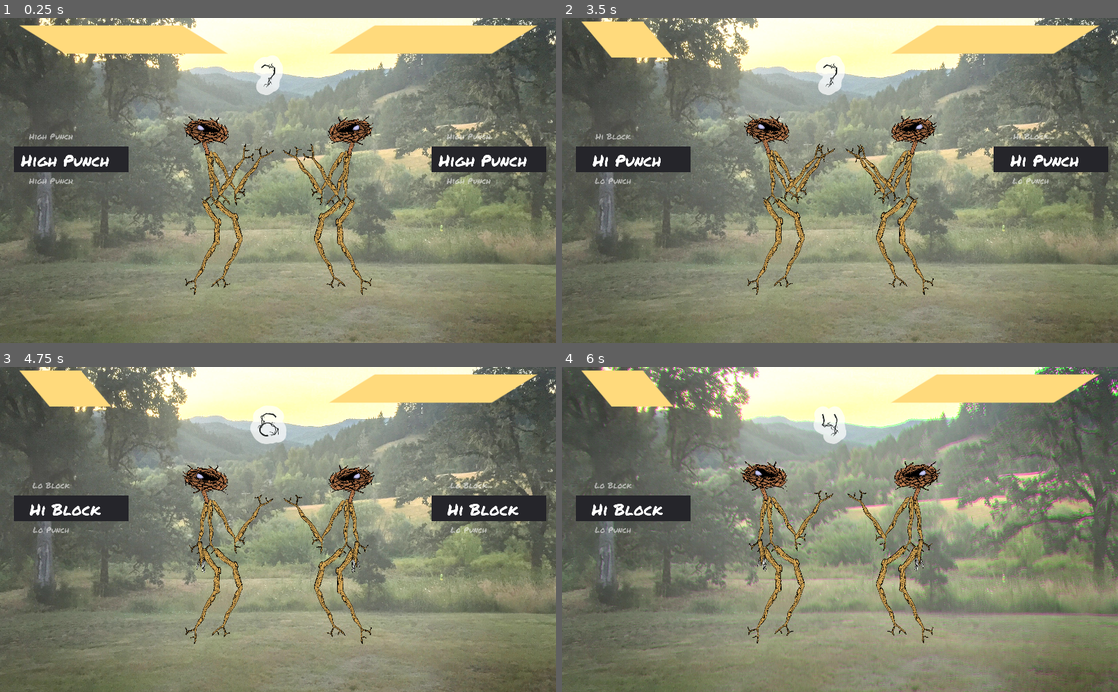
Above: before the commit, frames 1-4 (two rows, left to right).
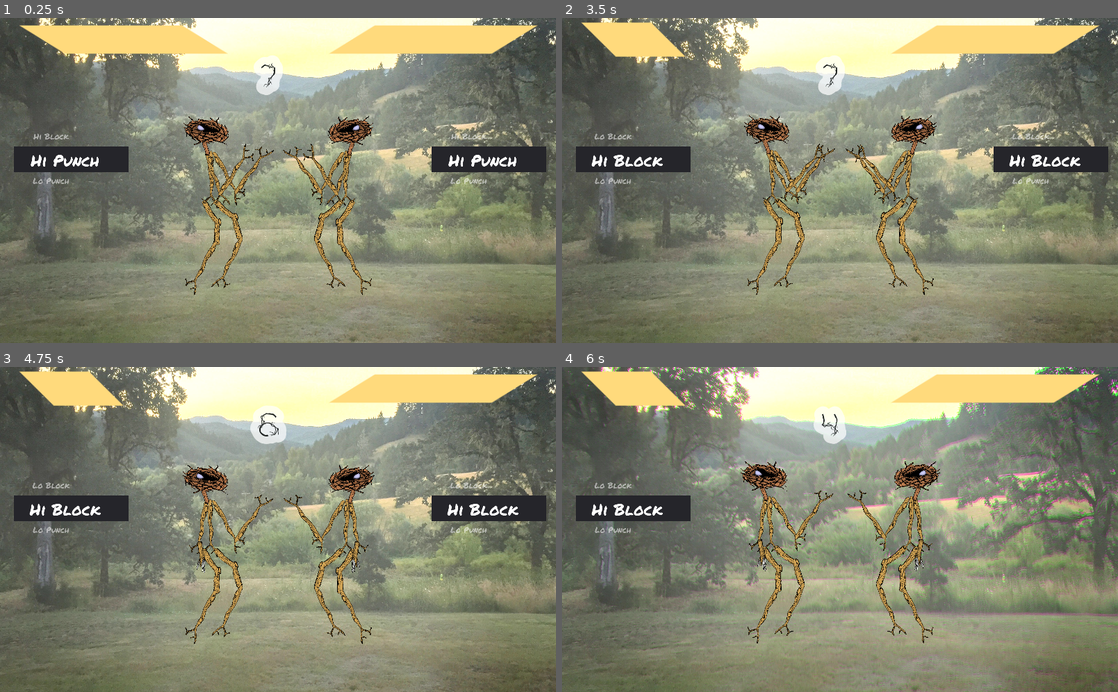
Above: after the commit, the same moments.

Repository: thesage1014/pigsSSJomt
Game: Godot game, scene res://sticky.tscn
The game is run twice, just before and just after one commit, with the same random seed, the same clock (stepped at 60 frames per second) and the same inputs.
Inputs:
- Up to frame 1 (0.25 s): no input
- Up to frame 2 (3.5 s): hold Left (p1_a) 0.53-1.28 s; tap Up (p1_b) at 1.35 s; hold Down (p1_c) 2.03-2.78 s; tap A (p2_a) at 2.85 s
- Up to frame 3 (4.75 s): hold E (p2_b) 3.53-4.28 s; tap D (p2_c) at 4.35 s
- Up to frame 4 (6 s): hold Left (p1_a) 5.03-5.78 s; tap Up (p1_b) at 5.85 s

The runs differ from the first frame. In frame 1, 0.9% of the frame differs, in the area x 3-95%, y 35-52%; in frame 2, 0.8%; in frame 3, 0.4%; in frame 4, 0.4%.

Commit message:
scaling healthbars

Diff:
--- a/scripts/Fighter1.gd
+++ b/scripts/Fighter1.gd
@@ -18,7 +18,7 @@
 onready var hpStartSize = get_node("HealthBar").rect_size
 export(NodePath) onready var enemy = get_node(enemy)
 export var playerNumber = 1
-export var hitPoints = 100
+export var hitPoints = 100.0
 var btn = []
 var alreadySelected = false
 var alreadyResurrected = false
@@ -55,7 +55,6 @@
 
 
 	CheckLength()
-	emit_signal("on_update_roller",MoveList,nextMove)
 
 func sendAttack():
 	CheckLength()
@@ -73,7 +72,7 @@
 				['kickR','Hi Kick',50],
 				['kickL','Lo Kick',30]
 				]
-			hitPoints += 100
+			hitPoints += 100.0
 		else:
 			enemy.TakeDamage(MoveList[nextMove][2])
 		get_node("Skeleton/AnimationPlayer").current_animation = MoveList[nextMove][0]
@@ -86,6 +85,7 @@
 			alreadyResurrected = true
 		else:
 			MoveList.append(WriggleAnim)
+		nextMove = 0
 	else:
 		if nextMove > MoveList.size()-1:
 			nextMove = 0
@@ -95,12 +95,14 @@
 func TakeDamage(damage):
 	if(MoveList.size() > nextMove and not MoveList[nextMove][0].begins_with("block")):
 		hitPoints -= damage
-	get_node("HealthBar").rect_size = hpStartSize * Vector2(hitPoints/100,1)
+	get_node("HealthBar").rect_size = hpStartSize * Vector2(hitPoints/100.0,1)
+	print(hpStartSize * Vector2(hitPoints/100,1))
 	return hitPoints
 
 func _process(delta):
 	get_node("Skeleton/AnimationPlayer").playback_speed = rand_range(.7,1.4)
-
+	CheckLength()
+	emit_signal("on_update_roller",MoveList,nextMove)
 
 func _on_Timer_on_timed_attack():
 	sendAttack()
Not shown: 1 places in sticky.tscn that only renumber resources
